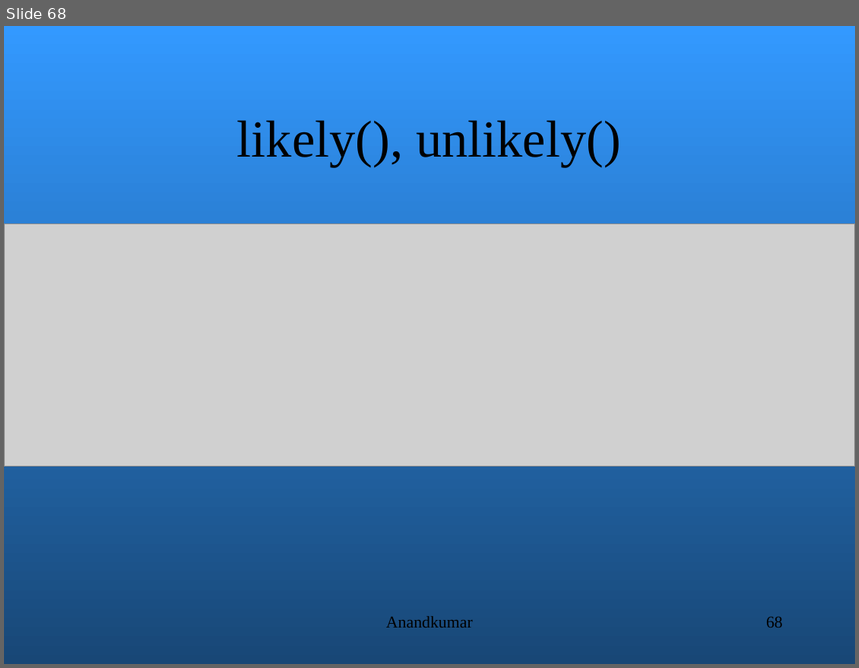
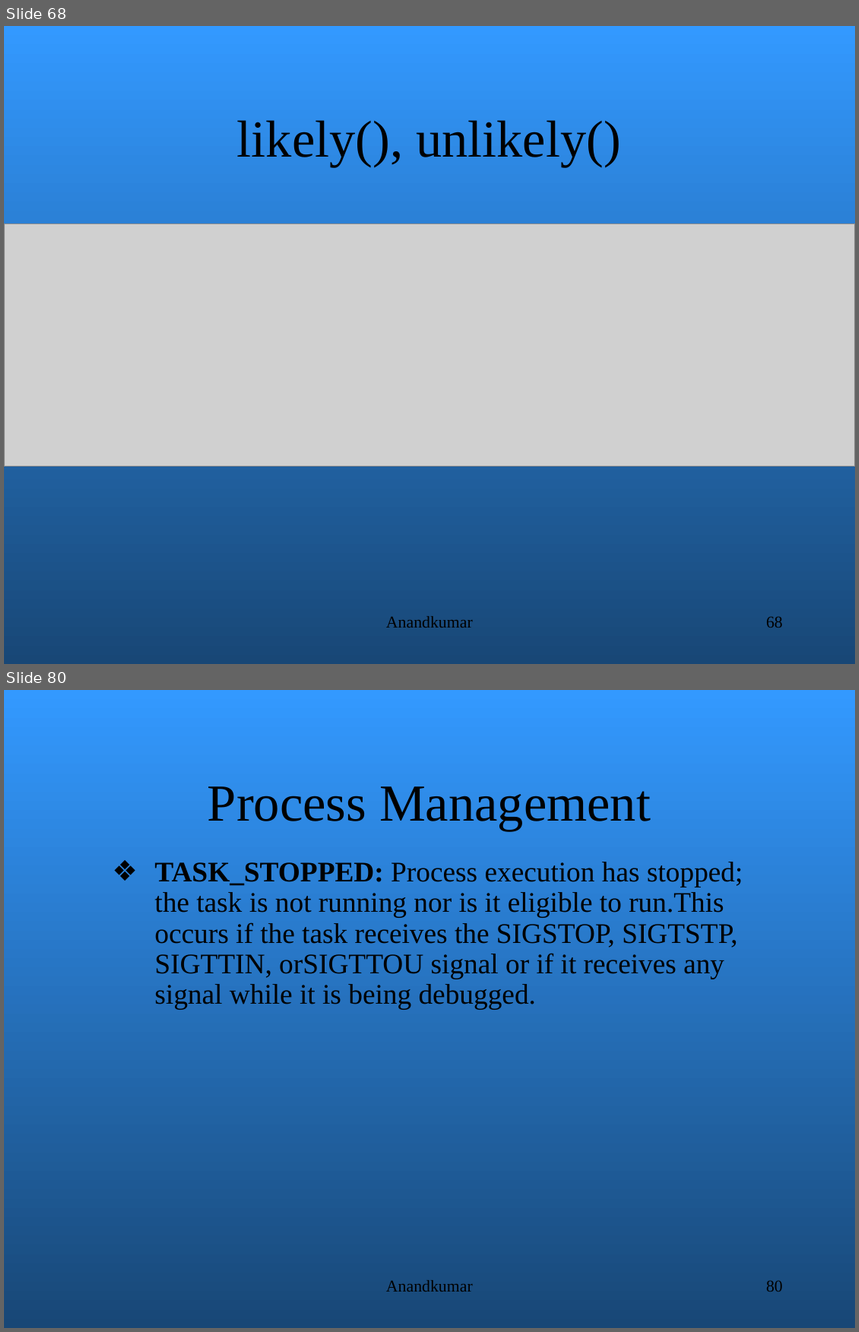
Before and after one commit to amitsagargowda/LinuxKernelDevelopment, a slide deck: Kernel_programming.ppt. Shown one above the other, each under a label of ours: slide 68 before the commit, slides 68 and 80 after it; the slides between them are not shown. The pictures are 859x668 and 859x1332 pixels, drawn with LibreOffice and Linux fonts; fonts in the diff are those of the drawing; grey boxes stand for pictures; background and template pictures are left out. Boxes give left, top, right and bottom in pixels: in the first picture for what was removed or moved away, otherwise in the second. Text is boxed around its words. In the diff, an @@ line names an element or a change of style, - is before the commit and + after.

```diff
--- a/Kernel_programming.ppt
+++ b/Kernel_programming.ppt
@@ slide 80 added at <box>4,690,855,1328</box>, background gradient #3399FF to #184776 @@
@@ text added at <box>208,787,651,831</box>, 44 pt, text #000000 @@
+Process Management
@@ text added at <box>154,862,743,1010</box>, 24 pt, text #000000 @@
+    ❖ TASK_STOPPED: Process execution has stopped; the task is not running nor is it eligible to run.This occurs if the task receives the SIGSTOP, SIGTSTP, SIGTTIN, orSIGTTOU signal or if it receives any signal while it is being debugged.
@@ text added at <box>386,1281,473,1292</box>, 14 pt, text #000000 @@
+Anandkumar
@@ page number added at <box>766,1281,783,1292</box>, 14 pt, text #000000 @@
+80
```
Also in this commit, not shown: 20 slides changed, 19 other slides added, 2 other files.
